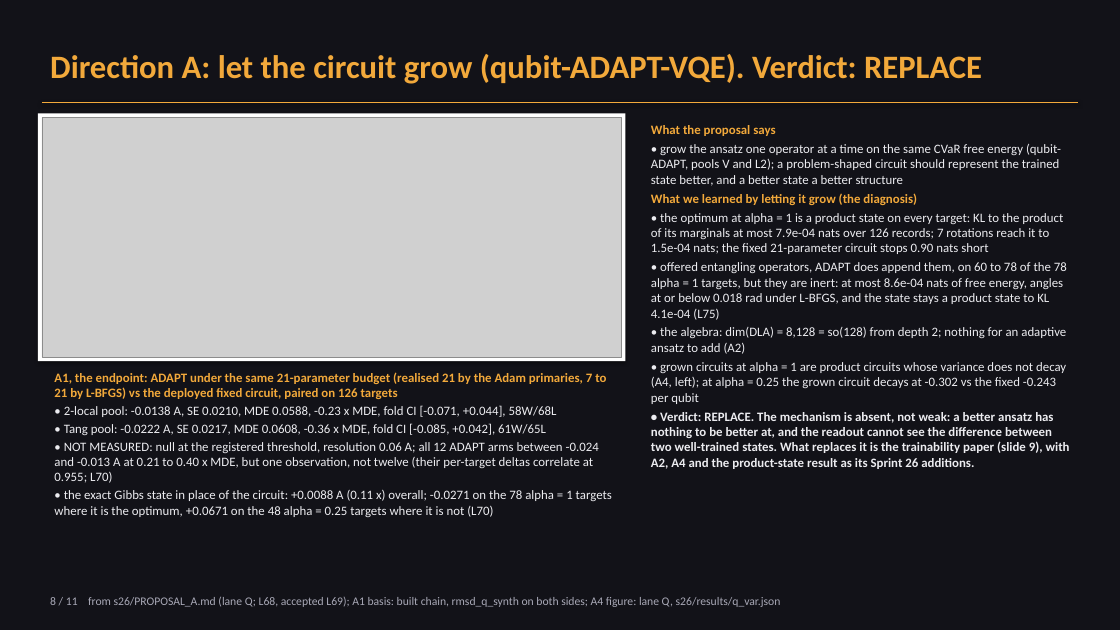
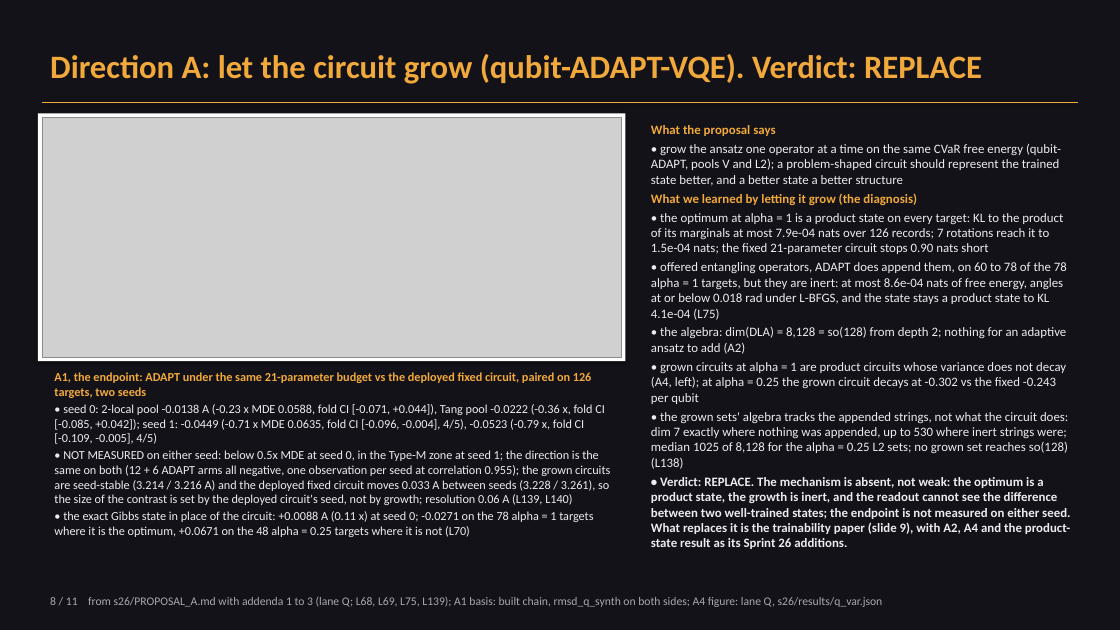
Before and after one commit to abe-narayan/cvar-vqe-protein-folding-v3, a slide deck: slide 8 of vqe_research_overview.pptx. Drawn at 1120x630 pixels with LibreOffice and Linux fonts; fonts in the diff are those of the drawing; grey boxes stand for pictures. Boxes give left, top, right and bottom in pixels: in the first picture for what was removed or moved away, otherwise in the second. Text is boxed around its words. In the diff, an @@ line names an element or a change of style, - is before the commit and + after.

```diff
--- a/vqe_research_overview.pptx
+++ b/vqe_research_overview.pptx
@@ text at [54,372,610,537]: text changed; size 11 to 10.5 pt @@
-A1, the endpoint: ADAPT under the same 21-parameter budget (realised 21 by the Adam primaries, 7 to 21 by L-BFGS) vs the deployed fixed circuit, paired on 126 targets
-• 2-local pool: -0.0138 A, SE 0.0210, MDE 0.0588, -0.23 x MDE, fold CI [-0.071, +0.044], 58W/68L
-• Tang pool: -0.0222 A, SE 0.0217, MDE 0.0608, -0.36 x MDE, fold CI [-0.085, +0.042], 61W/65L
-• NOT MEASURED: null at the registered threshold, resolution 0.06 A; all 12 ADAPT arms between -0.024 and -0.013 A at 0.21 to 0.40 x MDE, but one observation, not twelve (their per-target deltas correlate at 0.955; L70)
-• the exact Gibbs state in place of the circuit: +0.0088 A (0.11 x) overall; -0.0271 on the 78 alpha = 1 targets where it is the optimum, +0.0671 on the 48 alpha = 0.25 targets where it is not (L70)
+A1, the endpoint: ADAPT under the same 21-parameter budget vs the deployed fixed circuit, paired on 126 targets, two seeds
+• seed 0: 2-local pool -0.0138 A (-0.23 x MDE 0.0588, fold CI [-0.071, +0.044]), Tang pool -0.0222 (-0.36 x, fold CI [-0.085, +0.042]); seed 1: -0.0449 (-0.71 x MDE 0.0635, fold CI [-0.096, -0.004], 4/5), -0.0523 (-0.79 x, fold CI [-0.109, -0.005], 4/5)
+• NOT MEASURED on either seed: below 0.5x MDE at seed 0, in the Type-M zone at seed 1; the direction is the same on both (12 + 6 ADAPT arms all negative, one observation per seed at correlation 0.955); the grown circuits are seed-stable (3.214 / 3.216 A) and the deployed fixed circuit moves 0.033 A between seeds (3.228 / 3.261), so the size of the contrast is set by the deployed circuit's seed, not by growth; resolution 0.06 A (L139, L140)
+• the exact Gibbs state in place of the circuit: +0.0088 A (0.11 x) at seed 0; -0.0271 on the 78 alpha = 1 targets where it is the optimum, +0.0671 on the 48 alpha = 0.25 targets where it is not (L70)
@@ text at [651,412,1070,549]: text changed @@
-• Verdict: REPLACE. The mechanism is absent, not weak: a better ansatz has nothing to be better at, and the readout cannot see the difference between two well-trained states. What replaces it is the trainability paper (slide 9), with A2, A4 and the product-state result as its Sprint 26 additions.
+• the grown sets' algebra tracks the appended strings, not what the circuit does: dim 7 exactly where nothing was appended, up to 530 where inert strings were; median 1025 of 8,128 for the alpha = 0.25 L2 sets; no grown set reaches so(128) (L138)
+• Verdict: REPLACE. The mechanism is absent, not weak: the optimum is a product state, the growth is inert, and the readout cannot see the difference between two well-trained states; the endpoint is not measured on either seed. What replaces it is the trainability paper (slide 9), with A2, A4 and the product-state result as its Sprint 26 additions.
@@ text at [50,597,883,607]: text changed @@
-8 / 11 from s26/PROPOSAL_A.md (lane Q; L68, accepted L69); A1 basis: built chain, rmsd_q_synth on both sides; A4 figure: lane Q, s26/results/q_var.json
+8 / 11 from s26/PROPOSAL_A.md with addenda 1 to 3 (lane Q; L68, L69, L75, L139); A1 basis: built chain, rmsd_q_synth on both sides; A4 figure: lane Q, s26/results/q_var.json
```
Also in this commit, not shown: 2 other slides changed, 12 other files.
